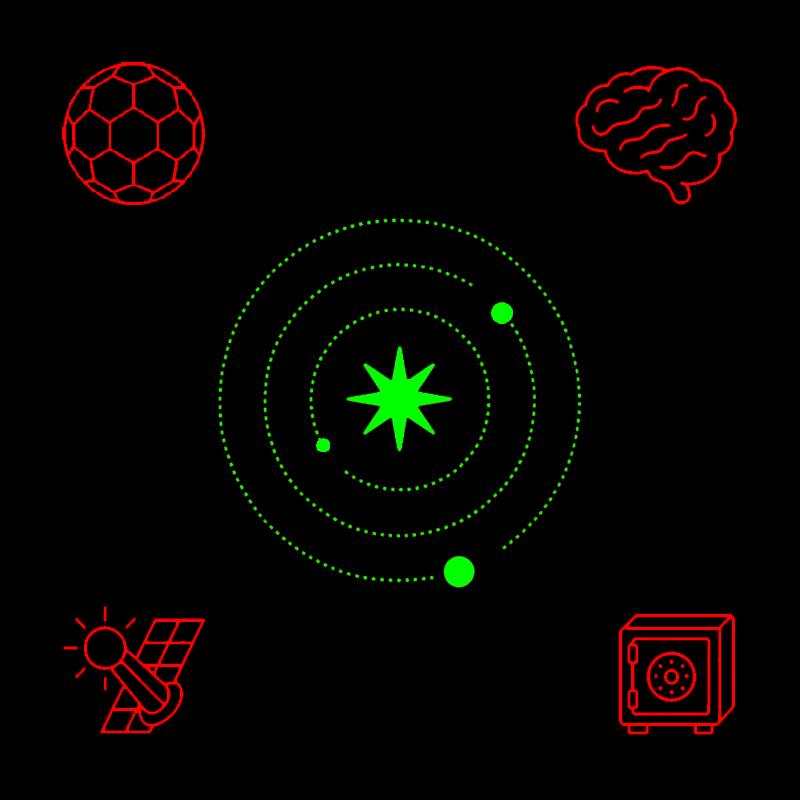
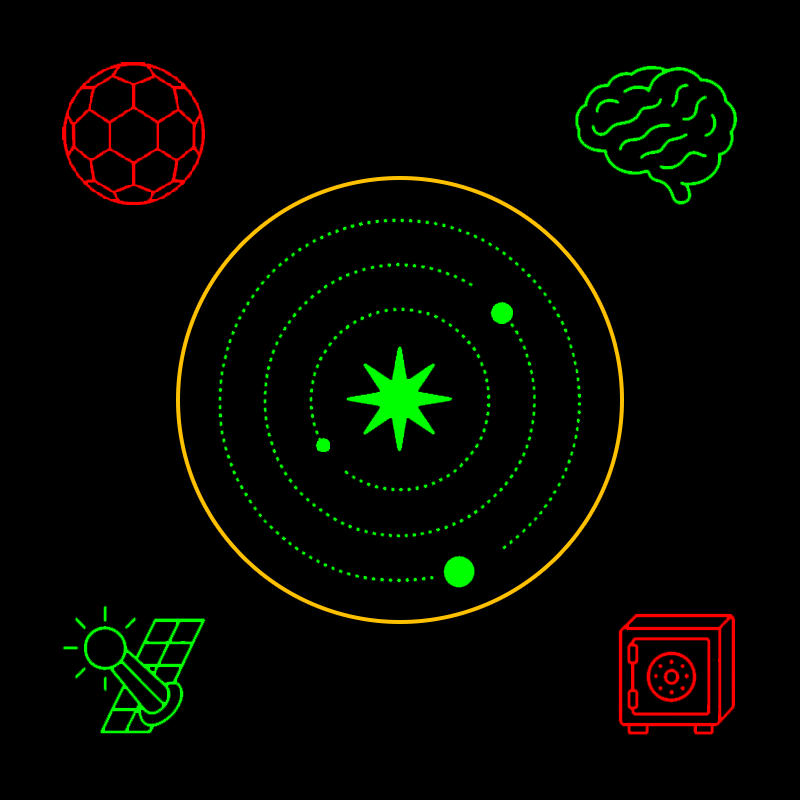
Layered file, before and after one edit (800x800). Changes by layer:
hid "MiaplacidusNotActive" over 218, 218, 582, 588
showed "ForceField2" over 180, 180, 620, 620
showed "CelestialProcessingCoreActive" over 575, 65, 738, 205
hid "CelestialProcessingCoreNotActive" over 575, 65, 738, 205
showed "PlasmaForgeActive" over 62, 605, 206, 734
hid "PlasmaForgeNotActive" over 62, 605, 206, 734
